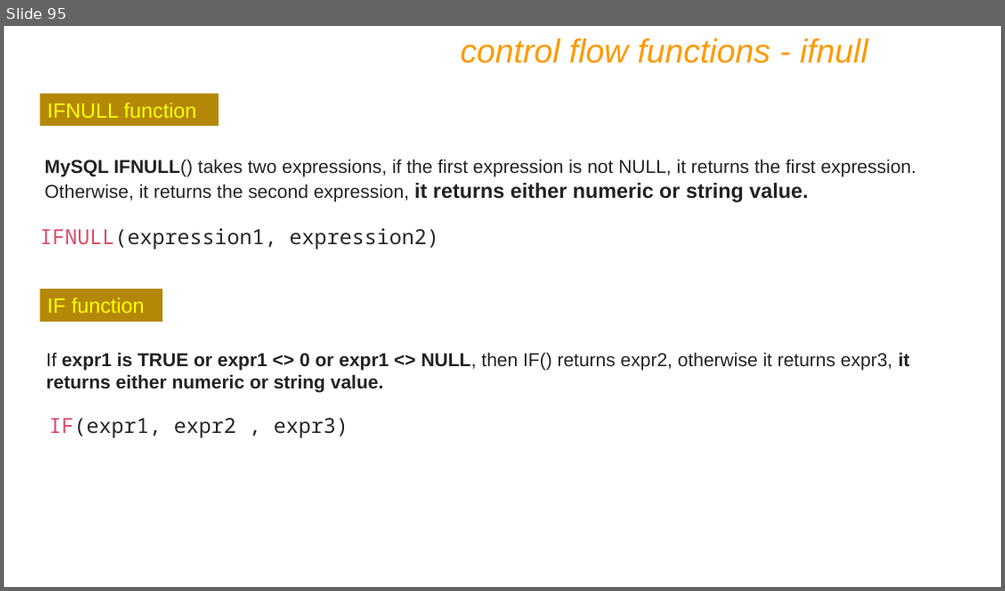
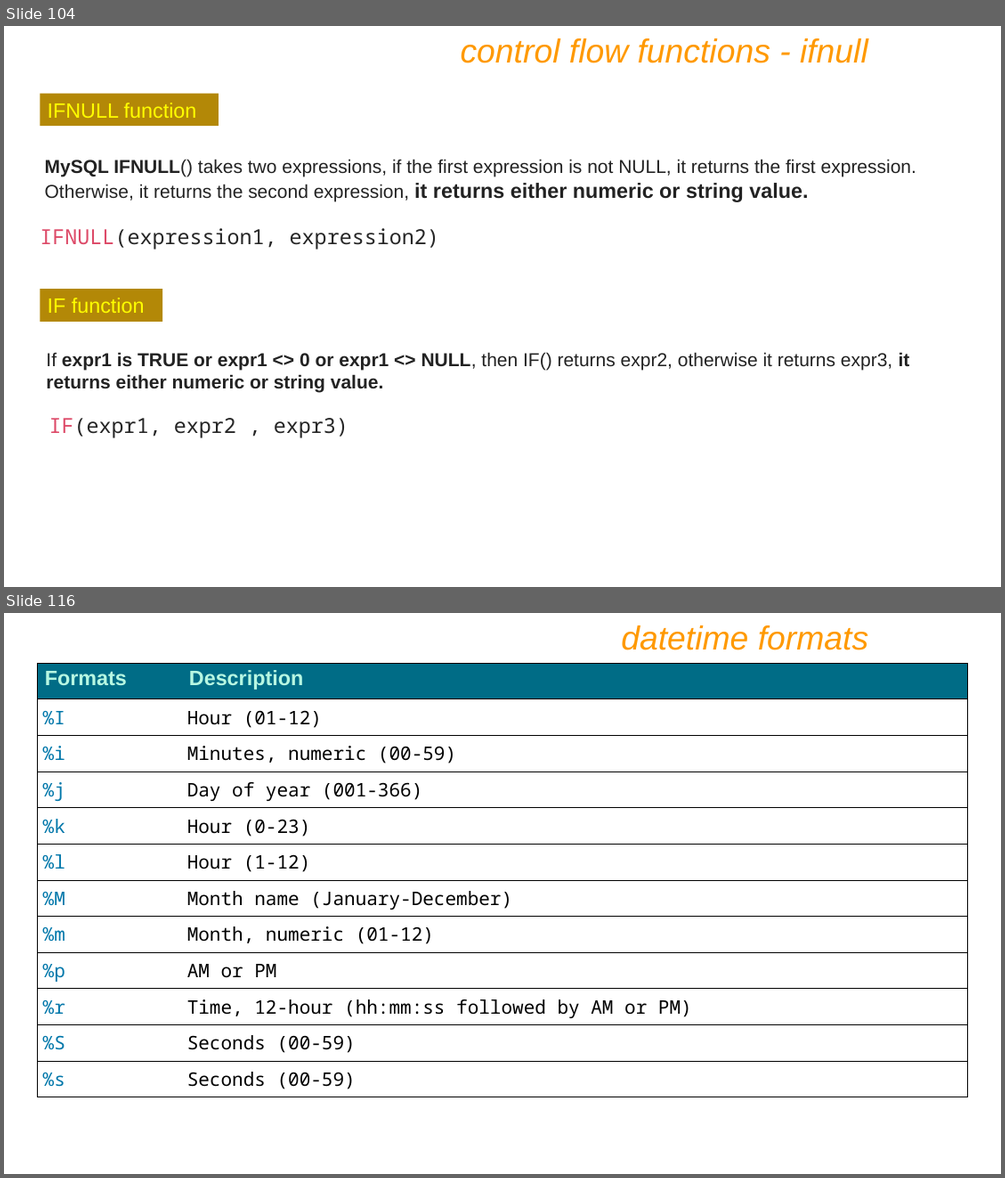
Before and after one commit to Nilesh-Parit/DBT, a slide deck: IET MySQL PPT Ver9.pptx. Shown one above the other, each under a label of ours: slide 95 before the commit, slides 104 and 116 after it; the slides between them are not shown. The pictures are 1005x591 and 1005x1178 pixels, drawn with LibreOffice and Linux fonts; fonts in the diff are those of the drawing. Boxes give left, top, right and bottom in pixels: in the first picture for what was removed or moved away, otherwise in the second. Text is boxed around its words. In the diff, an @@ line names an element or a change of style, - is before the commit and + after.

```diff
--- a/IET MySQL PPT Ver9.pptx
+++ b/IET MySQL PPT Ver9.pptx
@@ slide 116 added at (4, 613, 1001, 1174), background #FFFFFF @@
@@ text added at (621, 625, 868, 650), 32 pt, text #FF9900, italic @@
+datetime formats
@@ table added at (37, 663, 967, 1097), 12 rows, 2 columns @@
+Formats | Description
+%I | Hour (01-12)
+%i | Minutes, numeric (00-59)
+%j | Day of year (001-366)
+%k | Hour (0-23)
+%l | Hour (1-12)
+%M | Month name (January-December)
+%m | Month, numeric (01-12)
+%p | AM or PM
+%r | Time, 12-hour (hh:mm:ss followed by AM or PM)
+%S | Seconds (00-59)
+%s | Seconds (00-59)
@@ what was slide 95 is now slide 104 @@
```
Also in this commit, not shown: 4 slides changed, 27 other slides added.
